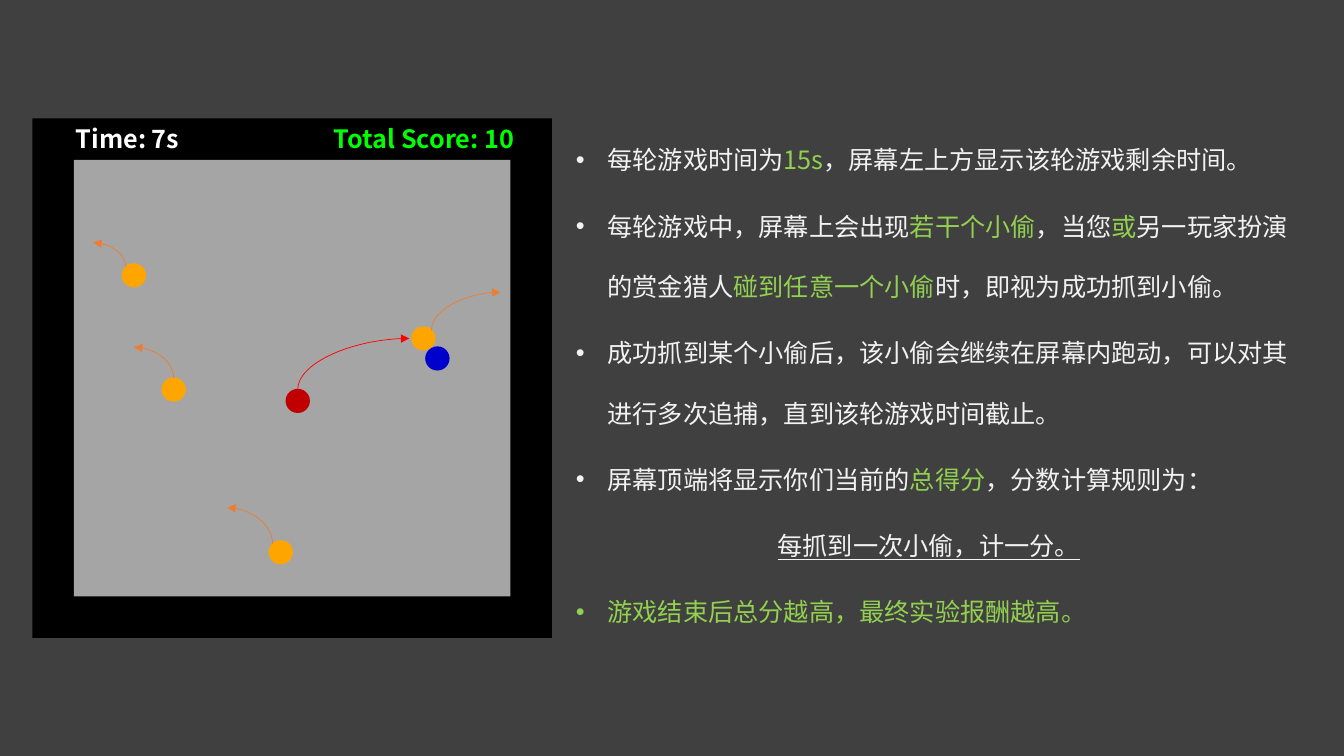
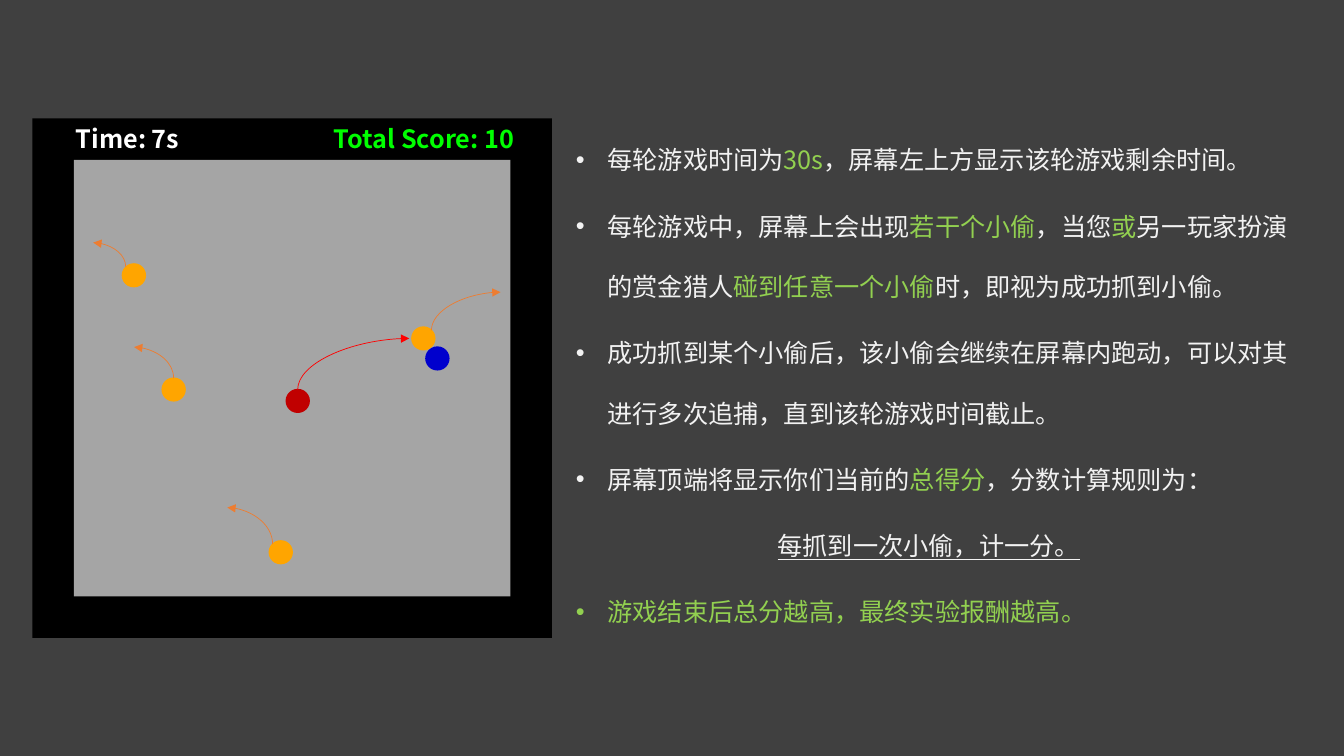
Before and after one commit to ChenyaGu/imagineWeCooperation, a slide deck: slide 2 of pictures/introduction.pptx. Drawn at 1344x756 pixels with LibreOffice and Linux fonts; fonts in the diff are those of the drawing. Boxes give left, top, right and bottom in pixels: in the first picture for what was removed or moved away, otherwise in the second. Text is boxed around its words. In the diff, an @@ line names an element or a change of style, - is before the commit and + after.

```diff
--- a/pictures/introduction.pptx
+++ b/pictures/introduction.pptx
@@ text at (607,148,1252,172): text changed @@
-• 每轮游戏时间为15s，屏幕左上方显示该轮游戏剩余时间。
+• 每轮游戏时间为30s，屏幕左上方显示该轮游戏剩余时间。
```
Also in this commit, not shown: 2 other slides changed, 1 slide added, 2 slides removed, 2 other files.
